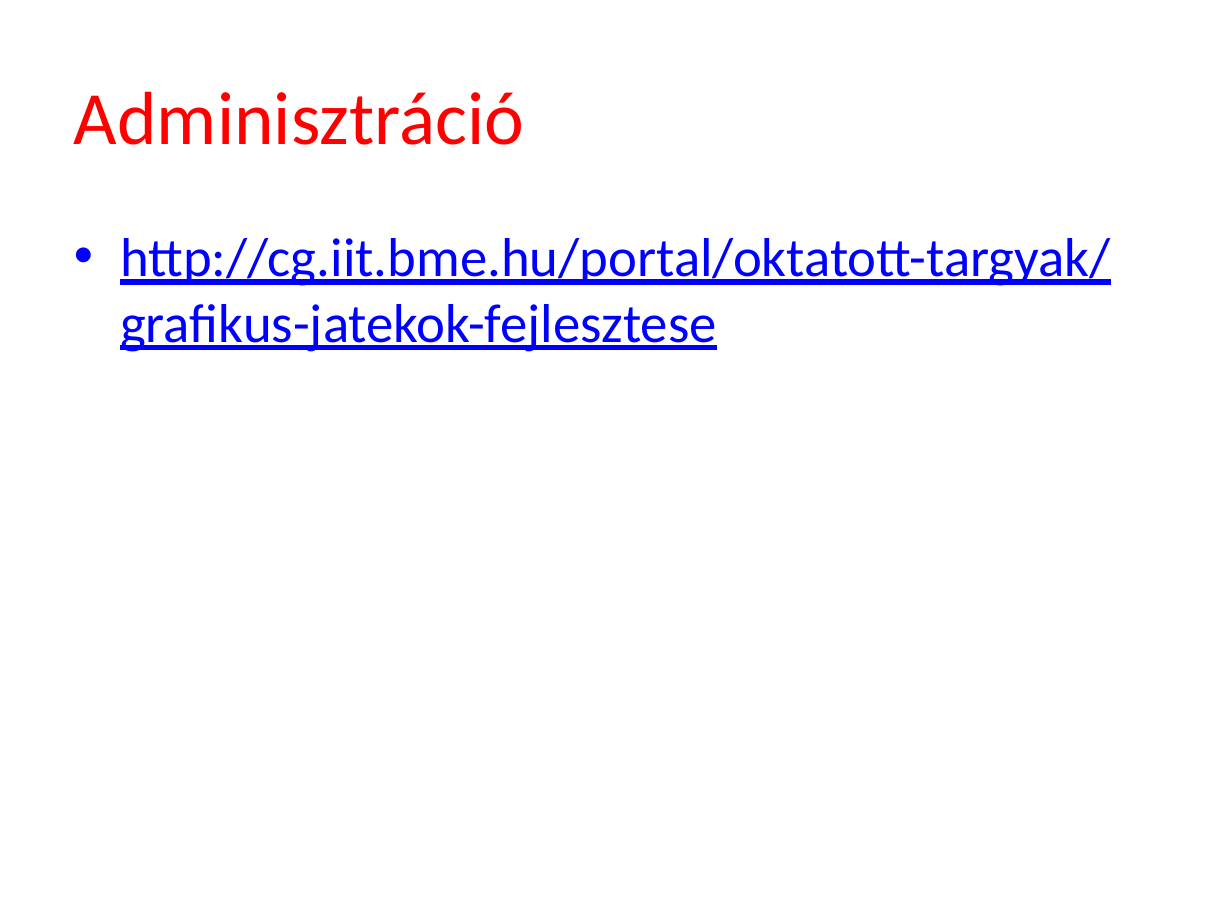
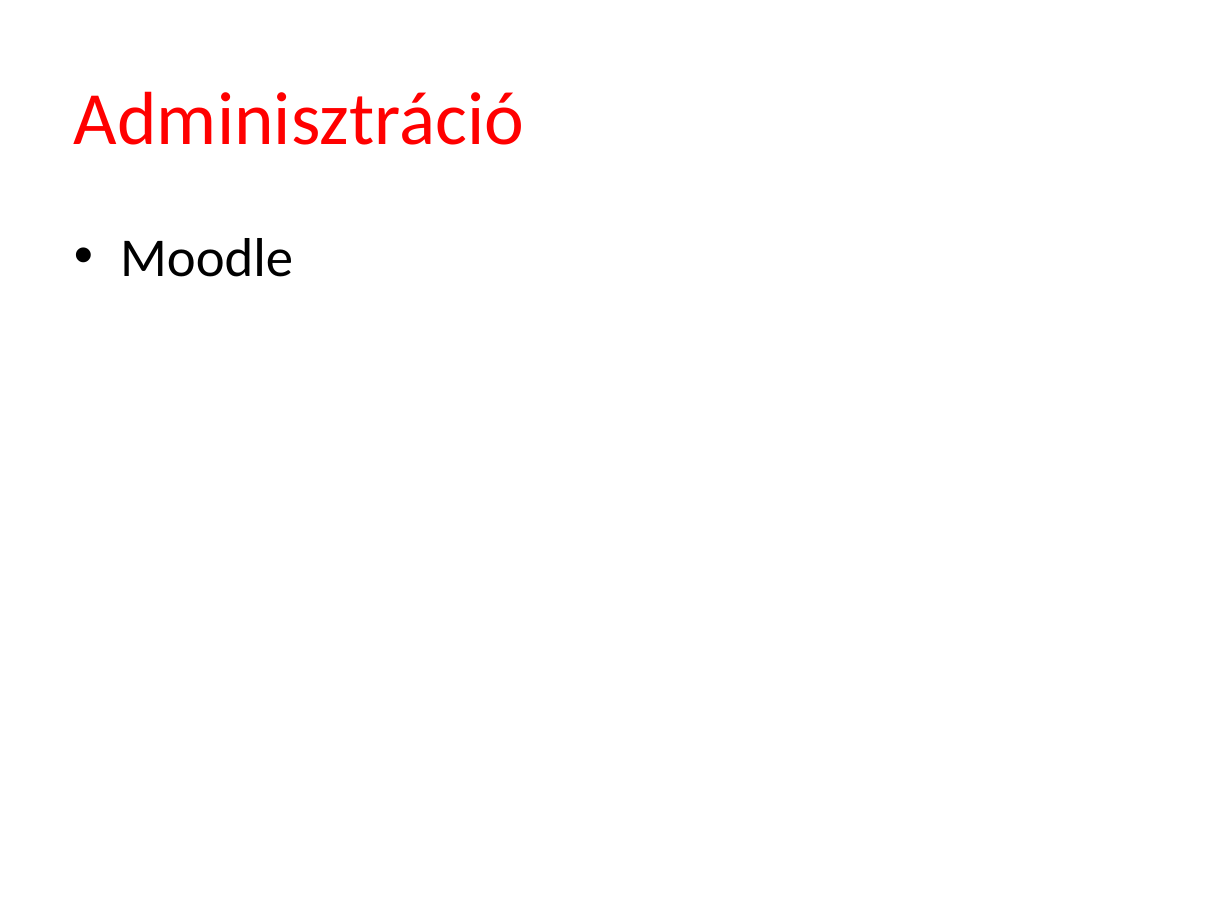
Before and after one commit to szecsi/dx12, a slide deck: slide 2 of Slides/ggl001-HelloTriangle.pptx. Drawn at 1232x924 pixels with LibreOffice and Linux fonts; fonts in the diff are those of the drawing; background and template pictures are left out. Boxes give left, top, right and bottom in pixels: in the first picture for what was removed or moved away, otherwise in the second. Text is boxed around its words. In the diff, an @@ line names an element or a change of style, - is before the commit and + after.

```diff
--- a/Slides/ggl001-HelloTriangle.pptx
+++ b/Slides/ggl001-HelloTriangle.pptx
@@ text at <box>120,238,293,277</box>: text changed; text colour #0000FF to #000000 @@
-• http://cg.iit.bme.hu/portal/oktatott-targyak/grafikus-jatekok-fejlesztese
+• Moodle
```
Also in this commit, not shown: 3 other slides changed, 26 other files.
